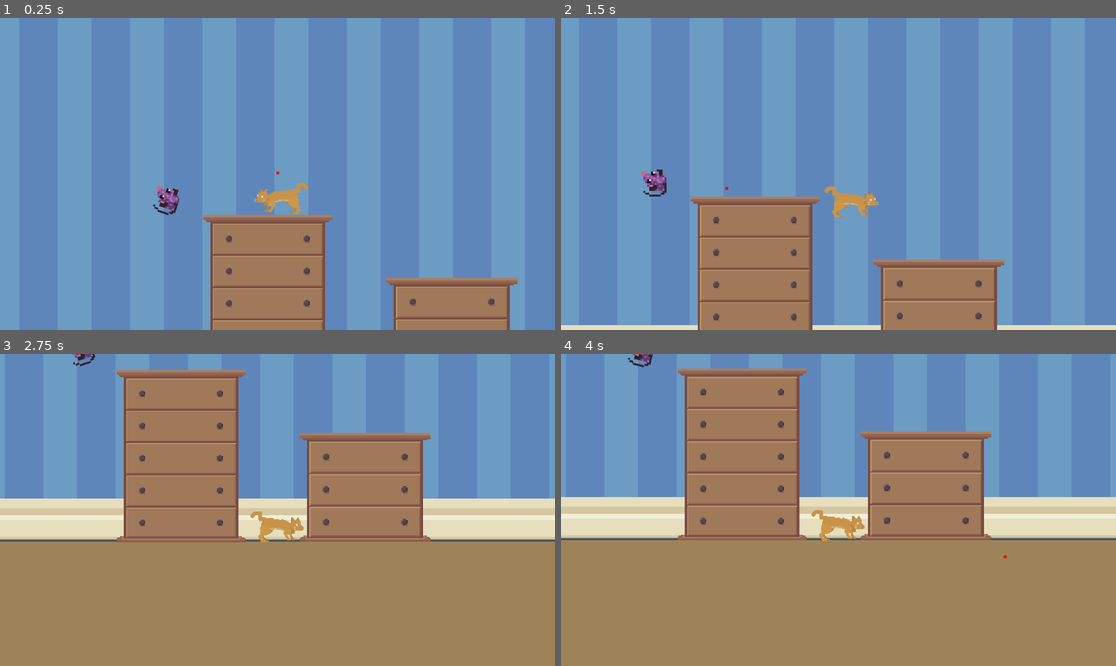
Above: before the commit, frames 1-4 (two rows, left to right).
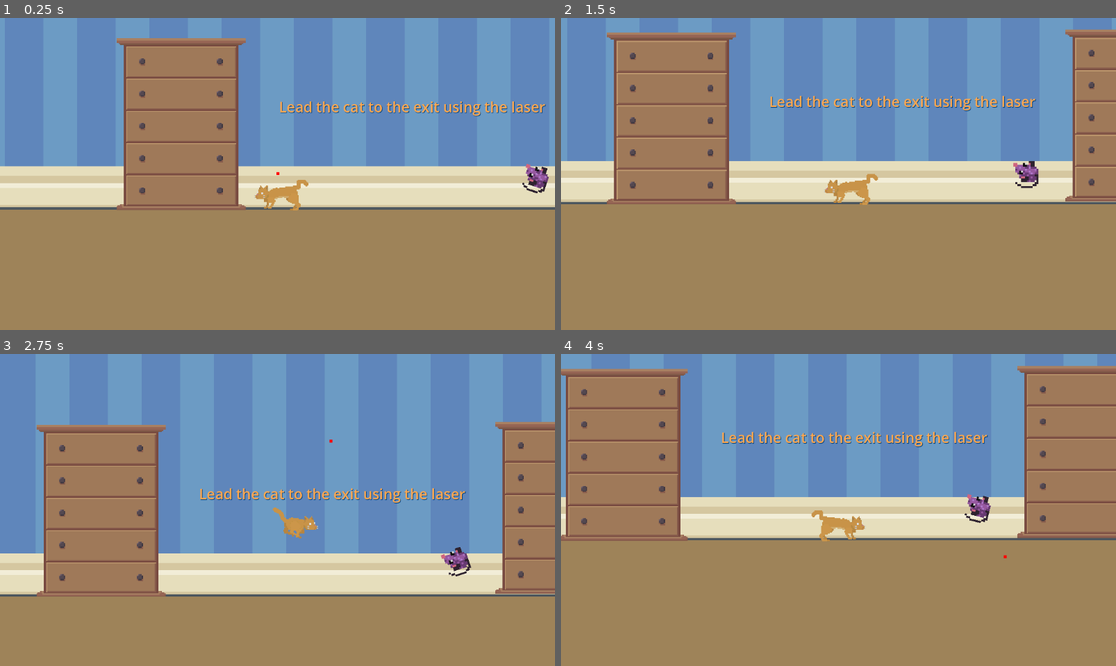
Above: after the commit, the same moments.

Repository: arrowira/RedDotJam
Game: Godot game, scene res://main.tscn
Two runs of this game, one before a commit and one after it. Both use one fixed random seed, a clock stepped at 60 frames per second and the inputs below.
Inputs (mouse positions are in pixels of both pictures, inside the frame that each line leads up to):
- Up to frame 1 (0.25 s): no input
- Up to frame 2 (1.5 s): move the mouse to (960, 158) at 0.52 s; move the mouse to (727, 189) at 1.27 s
- Up to frame 3 (2.75 s): move the mouse to (333, 441) at 2.02 s
- Up to frame 4 (4 s): move the mouse to (810, 572) at 2.77 s; move the mouse to (1005, 556) at 3.52 s

The runs differ from the first frame. In frame 1, 53% of the frame differs, in the area x 0-100%, y 6-100%; in frame 2, 56%, in the area x 0-100%, y 3-100%; in frame 3, 45%; in frame 4, 40%.

Commit message:
lvls 1 and 2 + box and shelf

Diff:
--- a/reddotproject/common/exit/exit.gd
+++ b/reddotproject/common/exit/exit.gd
@@ -5,25 +5,25 @@
 
 func _ready():
 
-    # Connect signal programmatically (optional if you use the editor)
-    connect("body_entered", Callable(self, "_on_body_entered"))
+	# Connect signal programmatically (optional if you use the editor)
+	connect("body_entered", Callable(self, "_on_body_entered"))
 
 
 func _on_body_entered(body):
-    if was_transition_triggered:
-        return
+	if was_transition_triggered:
+		return
 
-    if body.name == "Cat":
-        was_transition_triggered = true
+	if body.name == "Cat":
+		was_transition_triggered = true
 
-        print("endLvl")
+		print("endLvl")
 
-        #body.queue_free()
+		#body.queue_free()
 
-        var exit = get_parent()
-        exit.ui.fade_into_black()
+		var exit = get_parent()
+		exit.ui.fade_into_black()
 
-        $Timer.start()
+		$Timer.start()
 
 
 
@@ -31,4 +31,4 @@
 
 
 func _on_timer_timeout() -> void:
-    get_tree().change_scene_to_file(get_parent().lvlPath)
+	get_tree().change_scene_to_file(get_parent().lvlPath)
--- /dev/null
+++ b/reddotproject/levels/lvlTemplate.tscn
@@ -0,0 +1,24 @@
+[gd_scene load_steps=6 format=3 uid="uid://b4p101hw3o8pg"]
+
+[ext_resource type="PackedScene" uid="uid://deh4lr4l0eqfj" path="res://common/exit/exit.tscn" id="1_octfv"]
+[ext_resource type="PackedScene" uid="uid://drb6vgeymex4i" path="res://common/background/background.tscn" id="2_h1oa0"]
+[ext_resource type="PackedScene" uid="uid://lxssocnf1y78" path="res://cat/cat.tscn" id="3_t8f1a"]
+[ext_resource type="PackedScene" uid="uid://bvbpvexlyuf02" path="res://laser/redDot.tscn" id="4_5cvmp"]
+[ext_resource type="PackedScene" uid="uid://bonavi8ewksq3" path="res://common/scene_transition.tscn" id="5_mjhsx"]
+
+[node name="lvlTemplate" type="Node2D"]
+
+[node name="exit" parent="." instance=ExtResource("1_octfv")]
+position = Vector2(336, 63)
+
+[node name="Background" parent="." instance=ExtResource("2_h1oa0")]
+position = Vector2(131, 233)
+
+[node name="Cat" parent="." instance=ExtResource("3_t8f1a")]
+position = Vector2(69, 3)
+
+[node name="redDot" parent="." instance=ExtResource("4_5cvmp")]
+position = Vector2(314, -18)
+
+[node name="sceneTransition" parent="." instance=ExtResource("5_mjhsx")]
+position = Vector2(96, 101)
--- a/reddotproject/levels/lvl_2.tscn
+++ b/reddotproject/levels/lvl_2.tscn
@@ -1,10 +1,10 @@
 [gd_scene load_steps=7 format=3 uid="uid://ld4sfm11lipc"]
 
 [ext_resource type="PackedScene" uid="uid://lxssocnf1y78" path="res://cat/cat.tscn" id="1_tee23"]
-[ext_resource type="PackedScene" uid="uid://bf0frawo2u75s" path="res://objects/lamp/lamp_orange_small.tscn" id="2_eb6gp"]
-[ext_resource type="PackedScene" uid="uid://d4lemonl2dmg0" path="res://objects/lamp/lamp_orange_large.tscn" id="3_s047g"]
-[ext_resource type="PackedScene" uid="uid://dwh15m6vaxtdp" path="res://objects/wardrobe/wardrobe_large.tscn" id="4_00bok"]
+[ext_resource type="PackedScene" uid="uid://drb6vgeymex4i" path="res://common/background/background.tscn" id="4_vqpi7"]
+[ext_resource type="PackedScene" uid="uid://deh4lr4l0eqfj" path="res://common/exit/exit.tscn" id="5_p6p7j"]
 [ext_resource type="PackedScene" uid="uid://i6sf60nrefe0" path="res://objects/wardrobe/wardrobe_small.tscn" id="5_q152a"]
+[ext_resource type="PackedScene" uid="uid://bonavi8ewksq3" path="res://common/scene_transition.tscn" id="5_rcy4f"]
 [ext_resource type="PackedScene" uid="uid://bvbpvexlyuf02" path="res://laser/redDot.tscn" id="6_7d38h"]
 
 [node name="lvl2" type="Node2D"]
@@ -12,17 +12,31 @@
 [node name="Cat" parent="." instance=ExtResource("1_tee23")]
 position = Vector2(-3, -24)
 
-[node name="lampOrangeSmall" parent="." instance=ExtResource("2_eb6gp")]
-position = Vector2(270, 2)
-
-[node name="lampOrangeLarge" parent="." instance=ExtResource("3_s047g")]
-position = Vector2(690, 10)
-
-[node name="wardrobeLarge" parent="." instance=ExtResource("4_00bok")]
-position = Vector2(492, 94)
-
 [node name="wardrobe_small" parent="." instance=ExtResource("5_q152a")]
 position = Vector2(-25, 179)
 
 [node name="redDot" parent="." instance=ExtResource("6_7d38h")]
 position = Vector2(146, -125)
+
+[node name="Background" parent="." instance=ExtResource("4_vqpi7")]
+position = Vector2(133, 198)
+
+[node name="wardrobe_small2" parent="." instance=ExtResource("5_q152a")]
+position = Vector2(391, 178)
+
+[node name="RichTextLabel" type="Label" parent="."]
+offset_left = -16.0
+offset_top = -99.0
+offset_right = 537.0
+offset_bottom = -57.0
+theme_override_colors/font_color = Color(1, 0.659072, 0.308694, 1)
+theme_override_colors/font_shadow_color = Color(0, 0.263471, 0.514802, 1)
+theme_override_font_sizes/font_size = 30
+text = "Press R to restart the level
+"
+
+[node name="sceneTransition" parent="." instance=ExtResource("5_rcy4f")]
+
+[node name="exit" parent="." instance=ExtResource("5_p6p7j")]
+position = Vector2(441, 17)
+lvlName = "lvl_3"
--- /dev/null
+++ b/reddotproject/levels/lvl_3.tscn
@@ -0,0 +1,32 @@
+[gd_scene load_steps=8 format=3 uid="uid://c4cjvoi2oefvl"]
+
+[ext_resource type="PackedScene" uid="uid://deh4lr4l0eqfj" path="res://common/exit/exit.tscn" id="1_uw1ej"]
+[ext_resource type="PackedScene" uid="uid://drb6vgeymex4i" path="res://common/background/background.tscn" id="2_qmg8l"]
+[ext_resource type="PackedScene" uid="uid://lxssocnf1y78" path="res://cat/cat.tscn" id="3_qtwo7"]
+[ext_resource type="PackedScene" uid="uid://bvbpvexlyuf02" path="res://laser/redDot.tscn" id="4_y0h78"]
+[ext_resource type="PackedScene" uid="uid://bonavi8ewksq3" path="res://common/scene_transition.tscn" id="5_bv3xa"]
+[ext_resource type="PackedScene" uid="uid://dwh15m6vaxtdp" path="res://objects/wardrobe/wardrobe_large.tscn" id="6_khvbt"]
+[ext_resource type="PackedScene" uid="uid://chsyuygrotg64" path="res://objects/box/mediumBox.tscn" id="7_trr77"]
+
+[node name="lvlTemplate" type="Node2D"]
+
+[node name="exit" parent="." instance=ExtResource("1_uw1ej")]
+position = Vector2(562, 233)
+
+[node name="Background" parent="." instance=ExtResource("2_qmg8l")]
+position = Vector2(131, 233)
+
+[node name="Cat" parent="." instance=ExtResource("3_qtwo7")]
+position = Vector2(84, 253)
+
+[node name="redDot" parent="." instance=ExtResource("4_y0h78")]
+position = Vector2(314, -18)
+
+[node name="sceneTransition" parent="." instance=ExtResource("5_bv3xa")]
+position = Vector2(-58, 123)
+
+[node name="wardrobeLarge" parent="." instance=ExtResource("6_khvbt")]
+position = Vector2(344, 147)
+
+[node name="boxMedium" parent="." instance=ExtResource("7_trr77")]
+position = Vector2(-133, 255)
--- a/reddotproject/main.tscn
+++ b/reddotproject/main.tscn
@@ -6,7 +6,6 @@
 [ext_resource type="PackedScene" uid="uid://lxssocnf1y78" path="res://cat/cat.tscn" id="2_6v5ln"]
 [ext_resource type="PackedScene" uid="uid://deh4lr4l0eqfj" path="res://common/exit/exit.tscn" id="4_fgjsn"]
 [ext_resource type="PackedScene" uid="uid://dwh15m6vaxtdp" path="res://objects/wardrobe/wardrobe_large.tscn" id="5_q8gm7"]
-[ext_resource type="PackedScene" uid="uid://i6sf60nrefe0" path="res://objects/wardrobe/wardrobe_small.tscn" id="5_x401n"]
 [ext_resource type="PackedScene" uid="uid://drb6vgeymex4i" path="res://common/background/background.tscn" id="8_qemu7"]
 
 [sub_resource type="Animation" id="Animation_yryto"]
@@ -123,17 +122,27 @@
 [node name="redDot" parent="." instance=ExtResource("1_5fw3v")]
 
 [node name="Cat" parent="." instance=ExtResource("2_6v5ln")]
-position = Vector2(5, -3)
-
-[node name="wardrobe_small" parent="." instance=ExtResource("5_x401n")]
-position = Vector2(367, 336)
+position = Vector2(185, 366)
 
 [node name="wardrobeLarge" parent="." instance=ExtResource("5_q8gm7")]
 position = Vector2(-15, 271)
 
 [node name="exit" parent="." instance=ExtResource("4_fgjsn")]
-position = Vector2(-223, 56)
+position = Vector2(723, 379)
 lvlName = "lvl_2"
 
 [node name="Background" parent="." instance=ExtResource("8_qemu7")]
 position = Vector2(148, 352)
+
+[node name="wardrobeLarge2" parent="." instance=ExtResource("5_q8gm7")]
+position = Vector2(937, 265)
+
+[node name="RichTextLabel" type="Label" parent="."]
+offset_left = 188.0
+offset_top = 214.0
+offset_right = 741.0
+offset_bottom = 256.0
+theme_override_colors/font_color = Color(1, 0.659072, 0.308694, 1)
+theme_override_colors/font_shadow_color = Color(0, 0.263471, 0.514802, 1)
+theme_override_font_sizes/font_size = 30
+text = "Lead the cat to the exit using the laser"
--- /dev/null
+++ b/reddotproject/objects/box/mediumBox.tscn
@@ -0,0 +1,16 @@
+[gd_scene load_steps=3 format=3 uid="uid://chsyuygrotg64"]
+
+[ext_resource type="Texture2D" uid="uid://bg60nf2el8scs" path="res://objects/box/box-1.png.png" id="1_3fhqw"]
+
+[sub_resource type="RectangleShape2D" id="RectangleShape2D_oejhd"]
+size = Vector2(66, 45)
+
+[node name="boxMedium" type="StaticBody2D"]
+scale = Vector2(2, 2)
+
+[node name="CollisionShape2D" type="CollisionShape2D" parent="."]
+position = Vector2(0, 13.5)
+shape = SubResource("RectangleShape2D_oejhd")
+
+[node name="Sprite2D" type="Sprite2D" parent="."]
+texture = ExtResource("1_3fhqw")
--- /dev/null
+++ b/reddotproject/objects/shelf/shelf.tscn
@@ -0,0 +1,15 @@
+[gd_scene load_steps=3 format=3 uid="uid://cxc6uatiad08k"]
+
+[ext_resource type="Texture2D" uid="uid://c5pcaqptuuw4j" path="res://objects/shelf/shelf-1.png.png" id="1_xepxn"]
+
+[sub_resource type="RectangleShape2D" id="RectangleShape2D_kkqgp"]
+size = Vector2(142, 3)
+
+[node name="shelf" type="StaticBody2D"]
+
+[node name="CollisionShape2D" type="CollisionShape2D" parent="."]
+position = Vector2(0, -3.5)
+shape = SubResource("RectangleShape2D_kkqgp")
+
+[node name="Sprite2D" type="Sprite2D" parent="."]
+texture = ExtResource("1_xepxn")
Not shown: 1 places in reddotproject/main.tscn that only renumber resources
Binary file added: reddotproject/objects/box/box-1.png.png
Not shown, added: reddotproject/objects/box/box-1.png.png.import
Binary file added: reddotproject/objects/shelf/shelf-1.png.png
Not shown, added: reddotproject/objects/shelf/shelf-1.png.png.import
